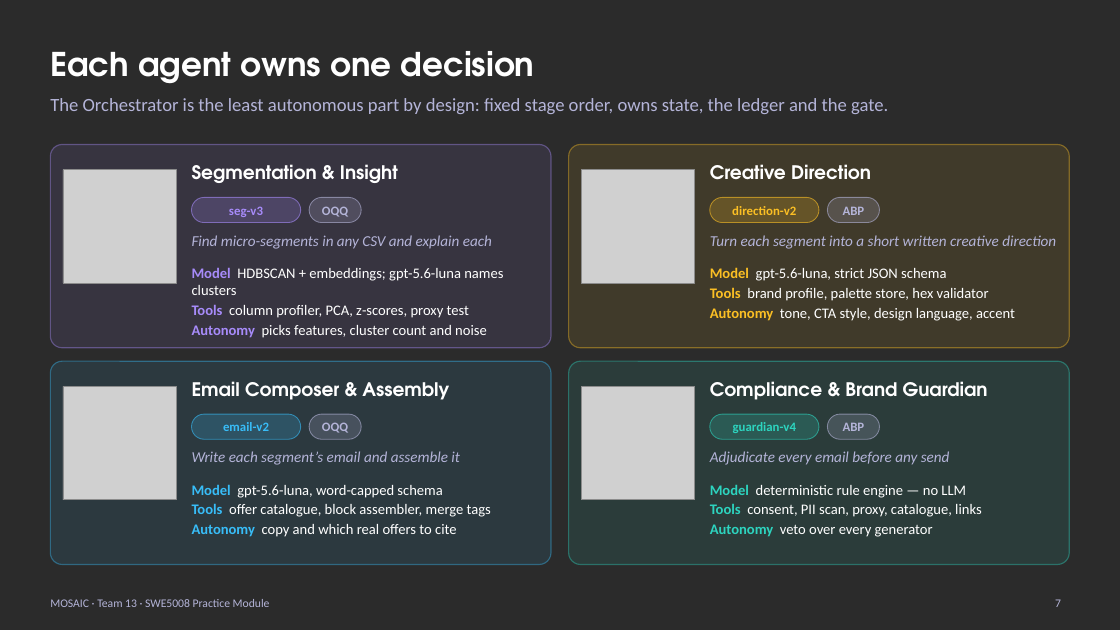
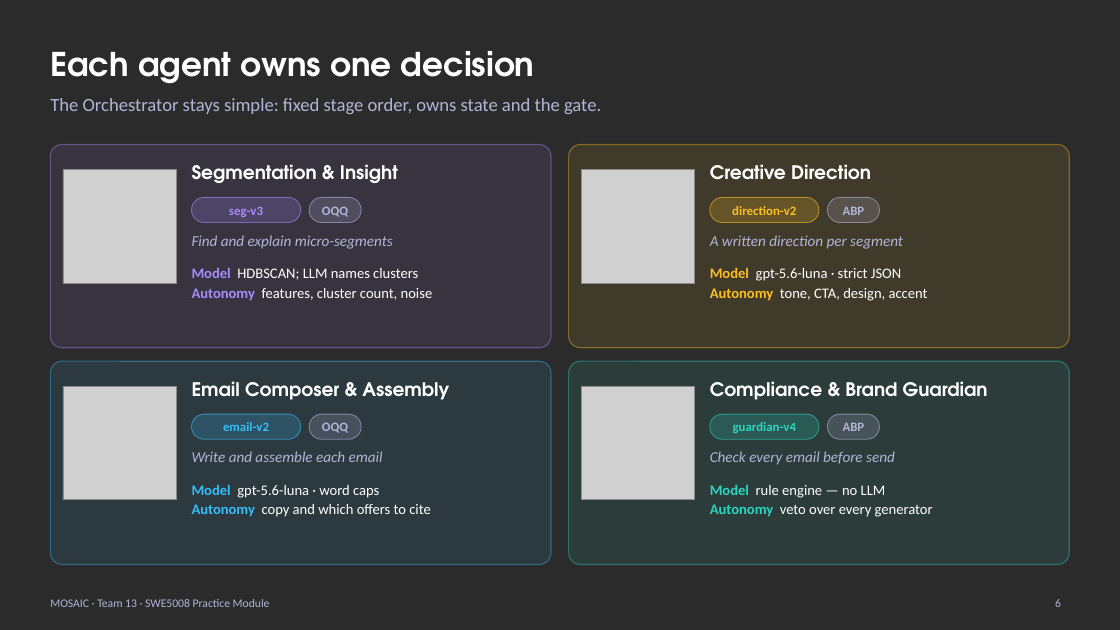
Before and after one commit to bearly-profitable/NUS-ISS-SWE5008-TEAM13-MOSAIC, a slide deck: slide 6 of docs/Team13_MOSAIC_Presentation.pptx (slide 7 before the commit). Drawn at 1120x630 pixels with LibreOffice and Linux fonts; fonts in the diff are those of the drawing; grey boxes stand for pictures; background and template pictures are left out; a plain dark background stands for a picture behind light text. Boxes give left, top, right and bottom in pixels: in the first picture for what was removed or moved away, otherwise in the second. Text is boxed around its words. In the diff, an @@ line names an element or a change of style, - is before the commit and + after.

```diff
--- a/docs/Team13_MOSAIC_Presentation.pptx
+++ b/docs/Team13_MOSAIC_Presentation.pptx
@@ text at bbox=[50, 98, 601, 114]: text changed @@
-The Orchestrator is the least autonomous part by design: fixed stage order, owns state, the ledger and the gate.
+The Orchestrator stays simple: fixed stage order, owns state and the gate.
@@ text at bbox=[192, 235, 393, 249]: text changed @@
-Find micro-segments in any CSV and explain each
+Find and explain micro-segments
@@ text at bbox=[710, 235, 903, 249]: text changed @@
-Turn each segment into a short written creative direction
+A written direction per segment
@@ text at bbox=[192, 267, 433, 301]: text changed @@
-Model HDBSCAN + embeddings; gpt-5.6-luna names clusters
-Tools column profiler, PCA, z-scores, proxy test
-Autonomy picks features, cluster count and noise
+Model HDBSCAN; LLM names clusters
+Autonomy features, cluster count, noise
@@ text at bbox=[710, 267, 928, 301]: text changed @@
-Model gpt-5.6-luna, strict JSON schema
-Tools brand profile, palette store, hex validator
-Autonomy tone, CTA style, design language, accent
+Model gpt-5.6-luna · strict JSON
+Autonomy tone, CTA, design, accent
@@ text at bbox=[192, 451, 383, 462]: text changed @@
-Write each segment’s email and assemble it
+Write and assemble each email
@@ text at bbox=[710, 451, 895, 465]: text changed @@
-Adjudicate every email before any send
+Check every email before send
@@ text at bbox=[192, 484, 430, 517]: text changed @@
-Model gpt-5.6-luna, word-capped schema
-Tools offer catalogue, block assembler, merge tags
-Autonomy copy and which real offers to cite
+Model gpt-5.6-luna · word caps
+Autonomy copy and which offers to cite
@@ text at bbox=[710, 485, 886, 498]: text changed @@
-Model deterministic rule engine — no LLM
-Tools consent, PII scan, proxy, catalogue, links
+Model rule engine — no LLM
@@ page number at bbox=[1055, 599, 1061, 607]: text changed @@
-7
+6
```
Also in this commit, not shown: 7 other slides changed, 2 slides removed, 9 other files.
